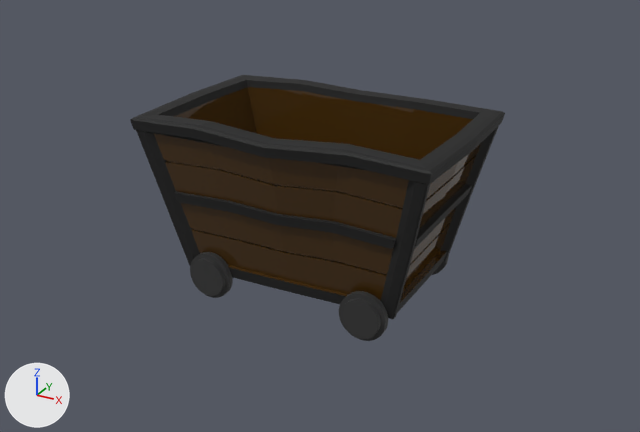
The glTF model assets/models/minecart.glb as it was, and as the next commit left it.
Rendered twice from a 50 mm camera at (2.69, -4.89, 2.26) aimed at (0.03, -0.05, -0.16). Lighting does not change. The marker at lower left points along +X, +Y and +Z. Objects named as collision shapes, trigger or cutter boxes, shadow casters or lower levels of detail are left out. Where no turn or scale is listed for an object, it has been applied to the vertices. Vertices at the same position are counted once.

The first picture shows 'Axel', 'Axel.001', 'Cube'.
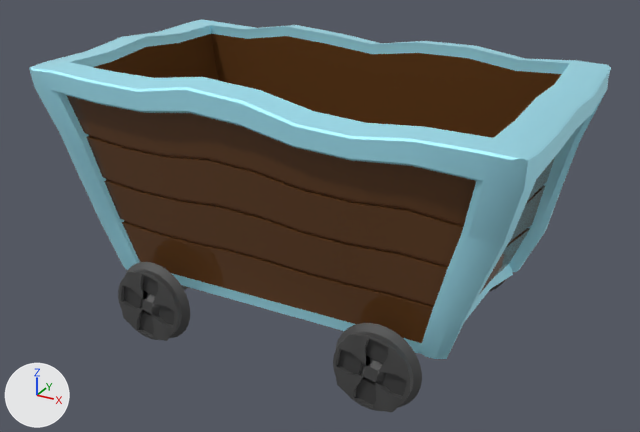
Commit message: Minecart added init

Edits to the scene script, one JSON object a line:
```json
{"block": "me_cylinder", "where": "# used by ob_axel; location = (0.59, 0.533, -0.553)"}
{"op": "remove", "block": "me_cylinder", "code": "me_cylinder.from_pydata(...)  # 320 vertices, 632 faces; spans x -0.163..0.163, y -1.096..0.031, z -0.163..0.163"}
{"op": "add", "block": "me_cylinder", "code": "me_cylinder.from_pydata(...)  # 530 vertices, 1088 faces; spans x -0.284..0.284, y -0.913..0.913, z -0.284..0.284"}
{"block": "me_cylinder", "change": "me_cylinder part 1: the loose piece of 128 vertices spanning x -0.163..0.163, y -1.096..-1.022, z -0.163..0.163 is deleted"}
{"block": "me_cylinder", "change": "me_cylinder part 2: 192 vertices removed from x -0.163..0.163, y -1.03..0.031, z -0.163..0.163; 530 vertices added at x -0.284..0.284, y -0.913..0.913, z -0.284..0.284"}
{"block": "me_cylinder_002", "where": "# used by ob_axel_001; location = (-0.568, 0.533, -0.553)"}
{"op": "remove", "block": "me_cylinder_002", "code": "me_cylinder_002.from_pydata(...)  # 320 vertices, 632 faces; spans x -0.163..0.163, y -1.096..0.031, z -0.163..0.163"}
{"op": "add", "block": "me_cylinder_002", "code": "me_cylinder_002.from_pydata(...)  # 530 vertices, 1088 faces; spans x -0.284..0.284, y -0.913..0.913, z -0.284..0.284"}
{"block": "me_cylinder_002", "change": "me_cylinder_002 part 3: the loose piece of 128 vertices spanning x -0.163..0.163, y -1.096..-1.022, z -0.163..0.163 is deleted"}
{"block": "me_cylinder_002", "change": "me_cylinder_002 part 4: 192 vertices removed from x -0.163..0.163, y -1.03..0.031, z -0.163..0.163; 530 vertices added at x -0.284..0.284, y -0.913..0.913, z -0.284..0.284"}
{"op": "add", "block": "me_cube_001_1", "code": ["me_cube_001_1 = bpy.data.meshes.new('Cube.001')", "me_cube_001_1.from_pydata(...)  # 894 vertices, 1784 faces; spans x -1.65..1.65, y -0.95..0.96, z -0.61..0.92", "me_cube_001_1.materials.append(mat_pixpal)"]}
{"op": "remove", "block": "ob_cube", "code": ["ob_cube = bpy.data.objects.new('Cube', me_cube_001)", "ob_cube.location = (0.0, 0.0, 0.0)"]}
{"op": "set", "path": "ob_axel.location", "old": "(0.59, 0.533, -0.553)", "new": "(0.84, 0.0, -0.666)"}
{"op": "set", "path": "ob_axel_001.location", "old": "(-0.568, 0.533, -0.553)", "new": "(-0.808, 0.0, -0.666)"}
{"op": "add", "block": "ob_cart", "code": ["ob_cart = bpy.data.objects.new('Cart', me_cube_001_1)", "ob_cart.location = (0.0, 0.0, 0.0)"]}
```

Boxes (x1, y1, x2, y2) around the edits, measured in the pictures (640 x 432 px):
```json
{"object": "Cart", "change": "added", "after": [29, 20, 611, 359]}
{"object": "Cube", "change": "deleted", "before": [130, 75, 505, 319]}
{"object": "Axel", "change": "reshaped, moved", "before": [339, 256, 449, 341], "after": [333, 279, 506, 412]}
{"object": "Axel.001", "change": "reshaped, moved", "before": [190, 252, 233, 298], "after": [118, 262, 190, 341], "on screen": "66% wider, 70% taller"}
{"part": 1, "of": "me_cylinder", "change": "deleted", "before": [339, 291, 388, 341], "on screen": "black"}
{"part": 2, "of": "me_cylinder", "change": "built on", "before": [432, 256, 449, 275], "after": [333, 279, 506, 412]}
{"part": 3, "of": "me_cylinder_002", "change": "deleted", "before": [190, 252, 233, 298], "on screen": "black"}
{"part": 4, "of": "me_cylinder_002", "change": "built on", "after": [118, 262, 190, 341], "on screen": "black"}
```
